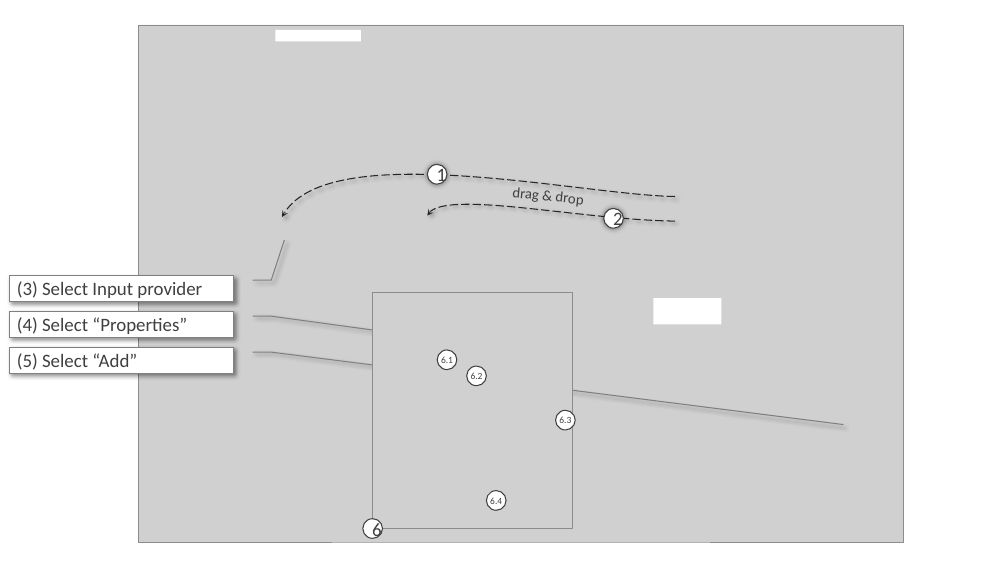
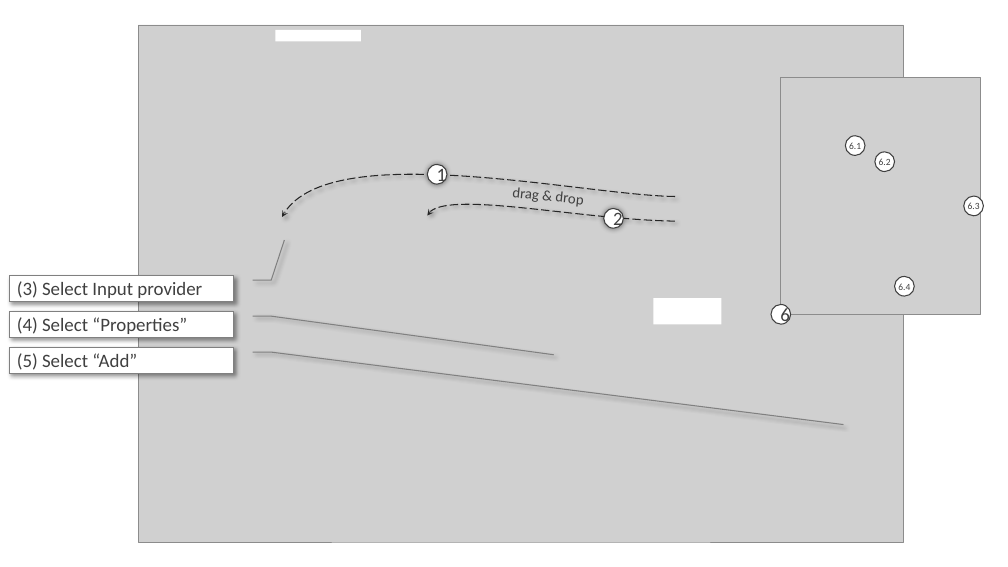
Before and after one commit to DLR-SL/CPACS_Seminar, a slide deck: slide 12 of ToolIntegration/dummyTools/wingInitializer/documentation/toolIntegrationSettings.pptx. Drawn at 1008x567 pixels with LibreOffice and Linux fonts; fonts in the diff are those of the drawing; grey boxes stand for pictures. Boxes give left, top, right and bottom in pixels: in the first picture for what was removed or moved away, otherwise in the second. Text is boxed around its words. In the diff, an @@ line names an element or a change of style, - is before the commit and + after.

```diff
--- a/ToolIntegration/dummyTools/wingInitializer/documentation/toolIntegrationSettings.pptx
+++ b/ToolIntegration/dummyTools/wingInitializer/documentation/toolIntegrationSettings.pptx
@@ 5 ellipses, 1 picture: place and size @@
-5 ellipses, 1 picture at (363,292,575,538)
+5 ellipses, 1 picture at (771,78,984,324)
```
Also in this commit, not shown: 1 other file.
